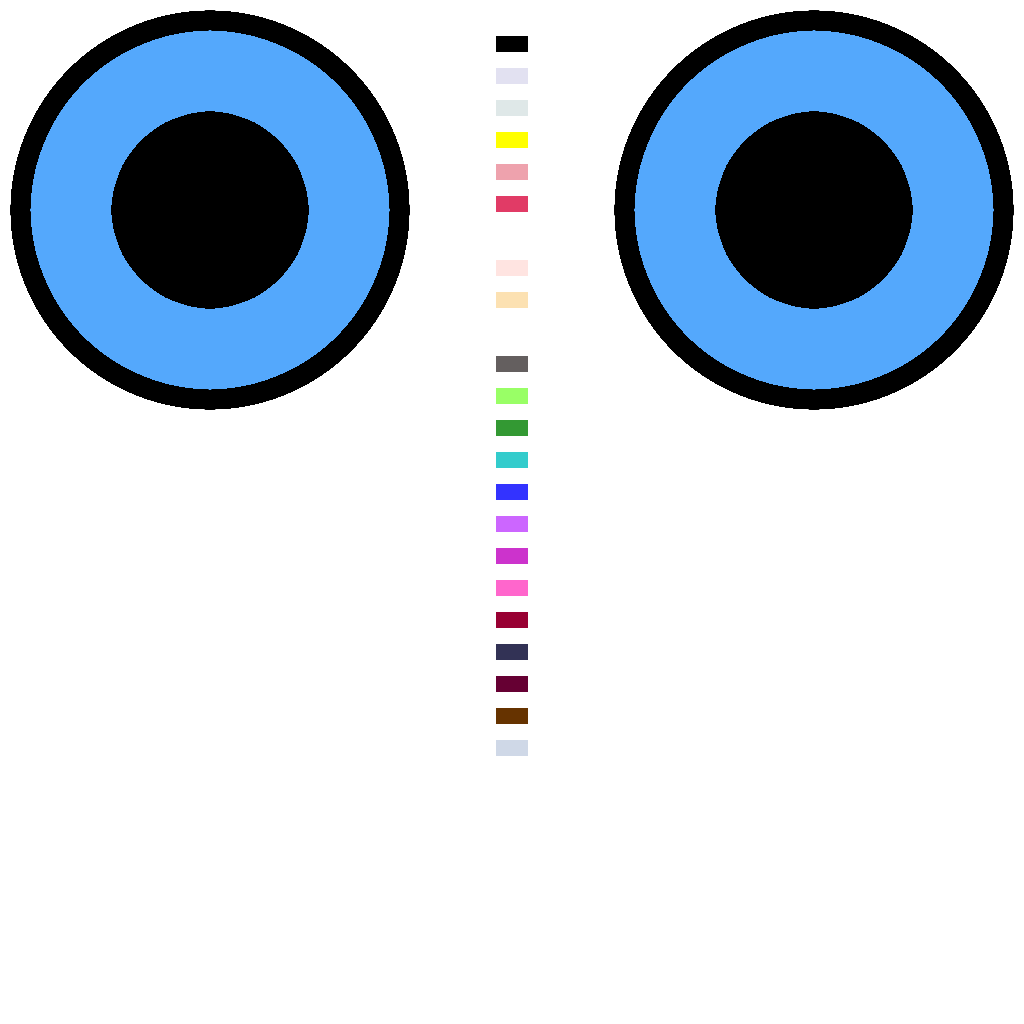
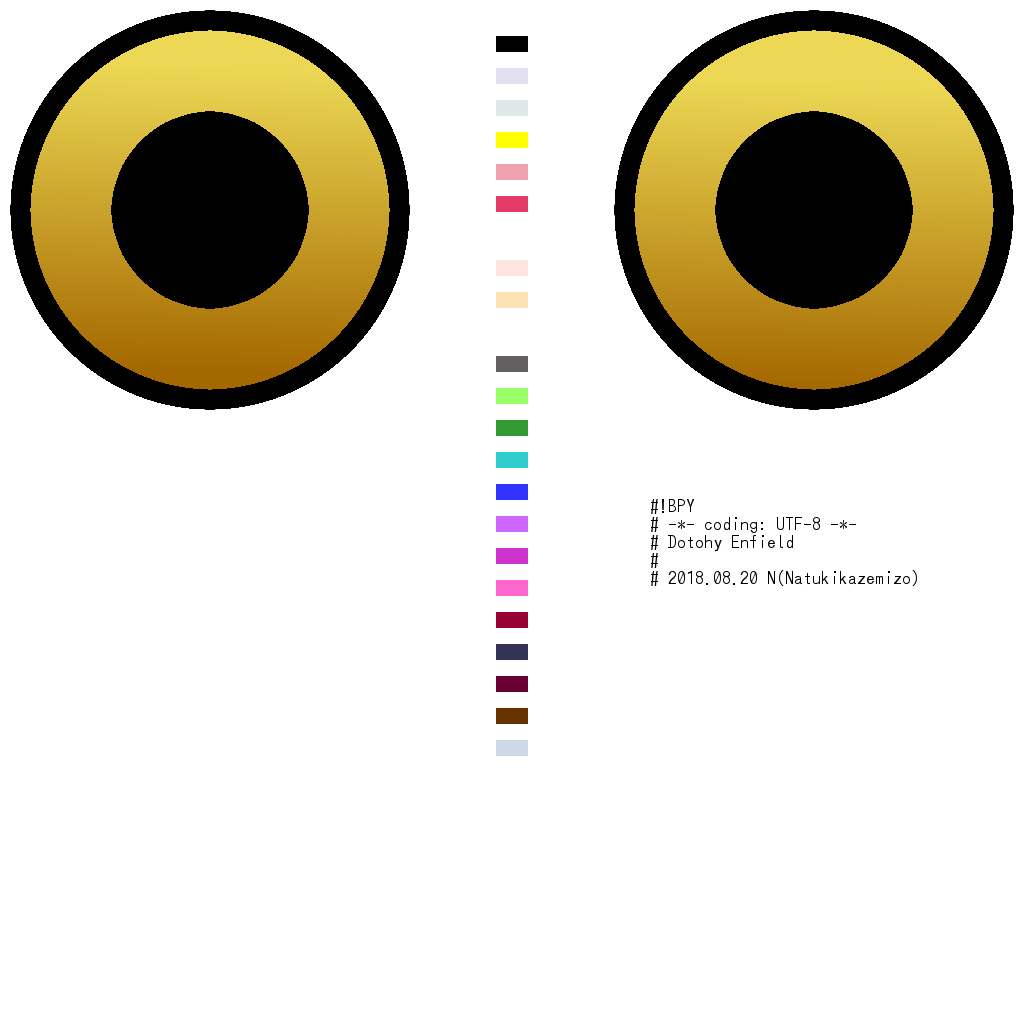
Comparing the layer stacks of the two 1024x1024 images. Changes:
added layer "#!BPY ..." above "NewWhite" over [651, 499, 917, 586]
painted on "Eye #1" over [30, 30, 994, 390]
